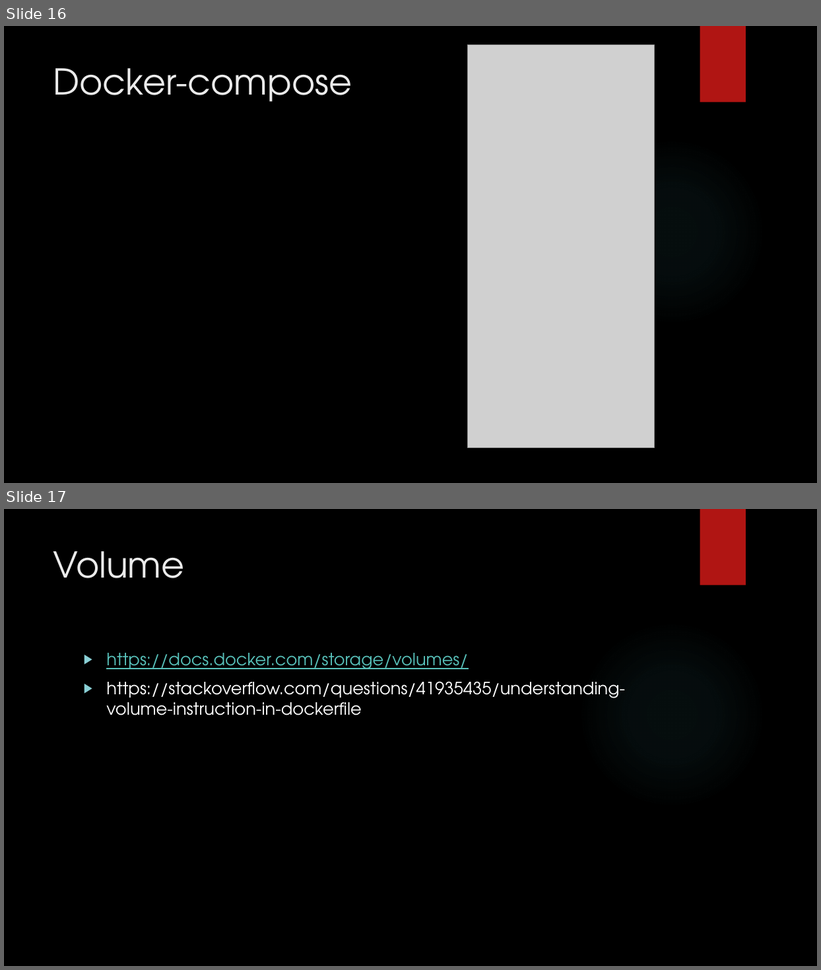
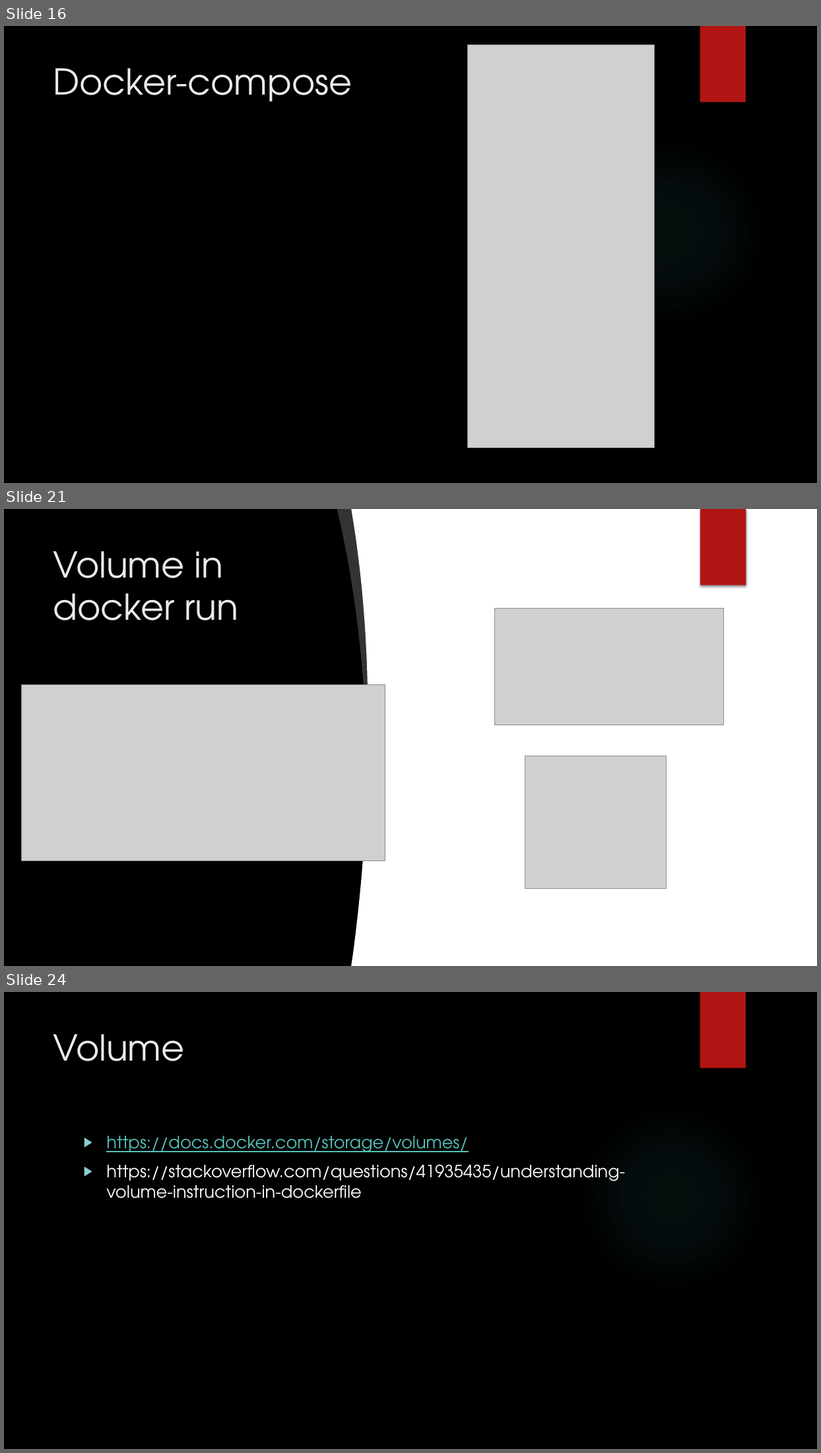
Before and after one commit to summy00/dockerfile_sample, a slide deck: docs/Docker Presentation.pptx. Shown one above the other, each under a label of ours: slides 16 and 17 before the commit, slides 16, 21 and 24 after it; the slides between them are not shown. The pictures are 821x970 and 821x1453 pixels, drawn with LibreOffice and Linux fonts; fonts in the diff are those of the drawing; grey boxes stand for pictures; background and template pictures are left out. Boxes give left, top, right and bottom in pixels: in the first picture for what was removed or moved away, otherwise in the second. Text is boxed around its words. In the diff, an @@ line names an element or a change of style, - is before the commit and + after.

Commit message:
update volume

```diff
--- a/docs/Docker Presentation.pptx
+++ b/docs/Docker Presentation.pptx
@@ slide 21 added at [4, 509, 817, 966], background picture (left out); not listed: 2 template elements that a slide beside it also shows @@
@@ freeform shape added at [337, 509, 374, 757], fill #FFFFFF at 20% opacity @@
@@ freeform shape added at [351, 509, 817, 966], fill #FFFFFF @@
@@ rectangle added at [700, 509, 746, 586], fill #B01513 @@
@@ title added at [54, 551, 238, 621], 42 pt, text #EBEBEB @@
+Volume in docker run
@@ picture added at [494, 609, 724, 725] @@
@@ picture added at [22, 685, 385, 861] @@
@@ picture added at [525, 757, 667, 890] @@
@@ what was slide 17 is now slide 24 @@
```
Also in this commit, not shown: 1 slide changed, 6 other slides added, 1 other file.
